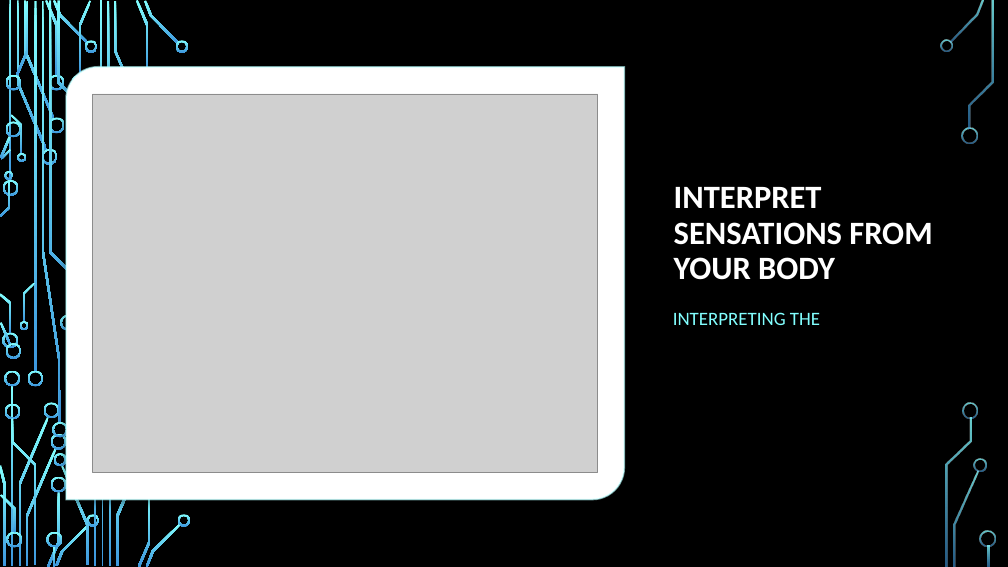
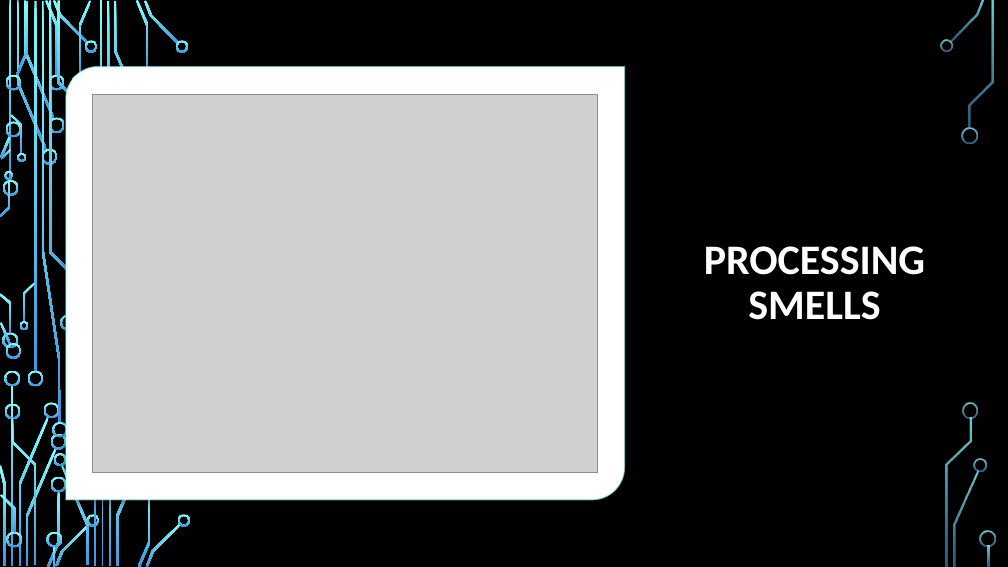
Before and after one commit to MrBardot/Trends-in-Alzheimers-Disease-Fatalities-in-the-United-States-and-Tennessee-from-1999-2018.-, a slide deck: slide 10 of Presentation/Alzheimer’s Disease Trends in the United States.pptx. Drawn at 1008x567 pixels with LibreOffice and Linux fonts; fonts in the diff are those of the drawing; grey boxes stand for pictures; background and template pictures are left out. Boxes give left, top, right and bottom in pixels: in the first picture for what was removed or moved away, otherwise in the second. Text is boxed around its words. In the diff, an @@ line names an element or a change of style, - is before the commit and + after.

```diff
--- a/Presentation/Alzheimer’s Disease Trends in the United States.pptx
+++ b/Presentation/Alzheimer’s Disease Trends in the United States.pptx
@@ title "PROCESSING SMELLS" at <box>704,246,925,320</box>: vertical alignment bottom to middle @@
@@ title at <box>704,246,925,320</box>: text changed; size 31 to 40 pt @@
-INTERPRET SENSATIONS FROM YOUR BODY
+PROCESSING SMELLS
@@ text removed at <box>673,312,820,325</box> @@
-  INTERPRETING THE
```
Also in this commit, not shown: 6 other slides changed.
